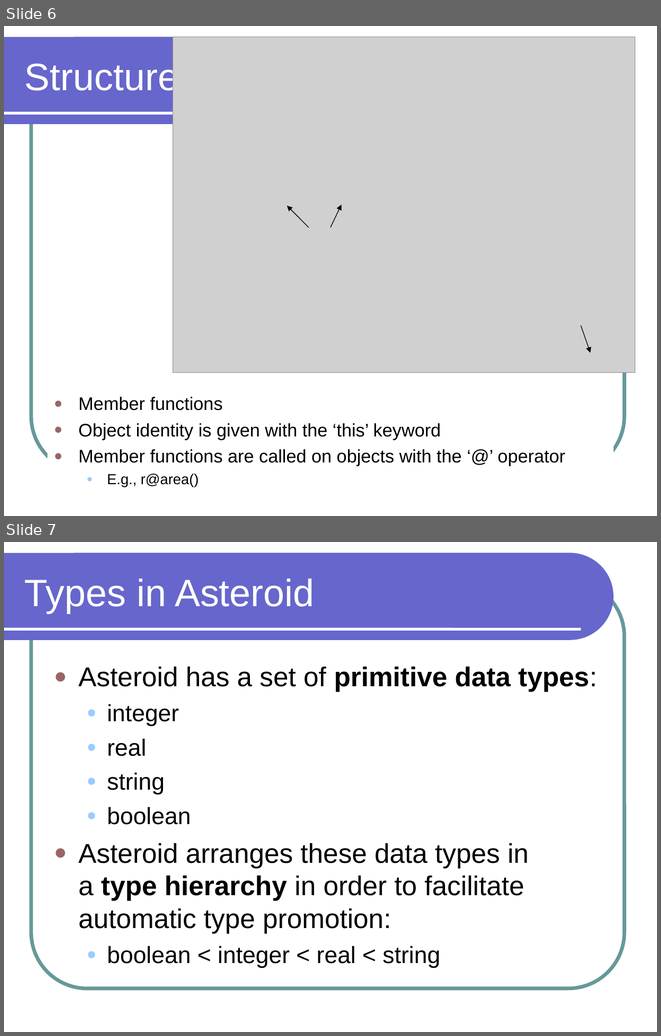
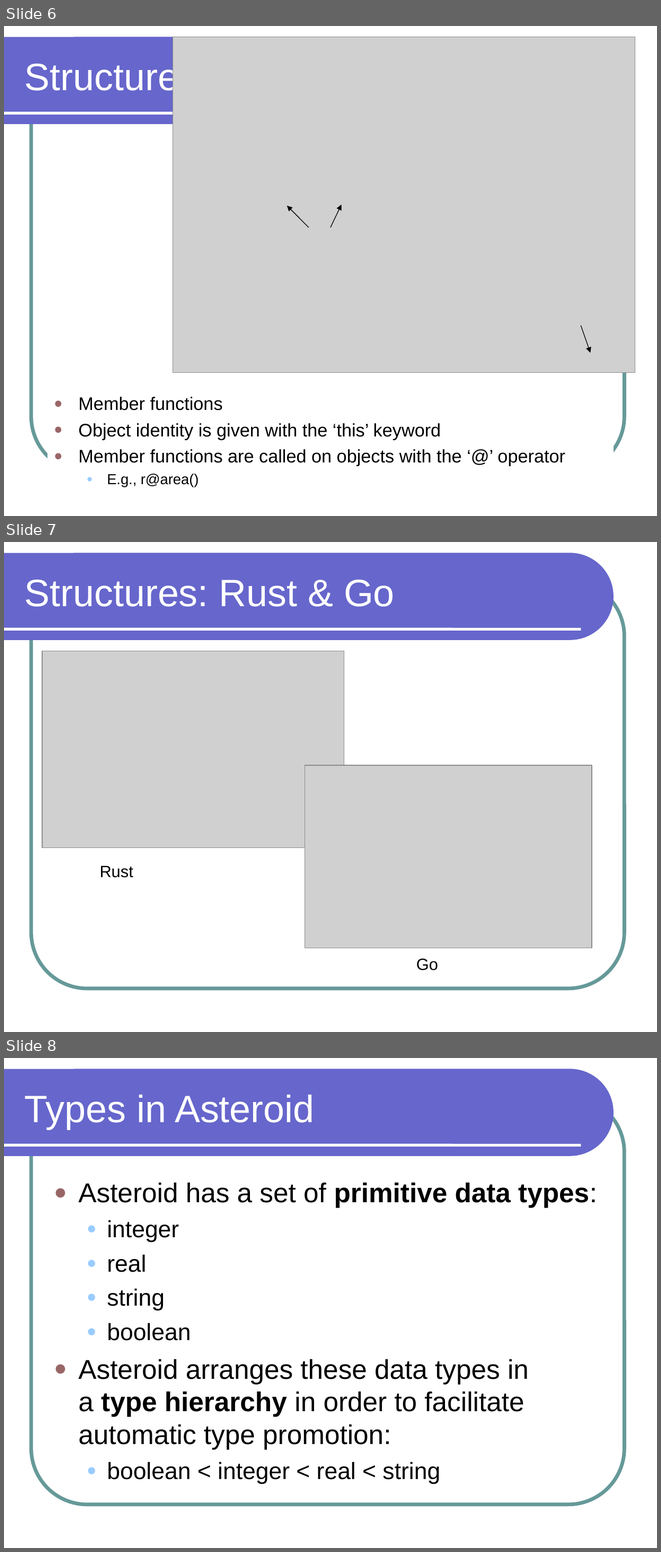
Before and after one commit to lutzhamel/CSC301, a slide deck: notes/csc301-ln002.ppt. Shown one above the other, each under a label of ours: slides 6 and 7 before the commit, slides 6, 7 and 8 after it. The pictures are 661x1036 and 661x1552 pixels, drawn with LibreOffice and Linux fonts; fonts in the diff are those of the drawing; grey boxes stand for pictures. Boxes give left, top, right and bottom in pixels: in the first picture for what was removed or moved away, otherwise in the second. Text is boxed around its words. In the diff, an @@ line names an element or a change of style, - is before the commit and + after.

```diff
--- a/notes/csc301-ln002.ppt
+++ b/notes/csc301-ln002.ppt
@@ slide 7 added at bbox=[4, 542, 657, 1032], background #FFFFFF; not listed: 3 template elements that a slide beside it also shows @@
@@ title added at bbox=[25, 580, 395, 607], 42 pt, text #FFFFFF @@
+Structures: Rust & Go
@@ picture added at bbox=[42, 651, 344, 848] @@
@@ picture added at bbox=[305, 765, 592, 948] @@
@@ text added at bbox=[100, 865, 133, 877], 18 pt, text #000000 @@
+Rust
@@ text added at bbox=[416, 958, 438, 970], 18 pt, text #000000 @@
+Go
@@ what was slide 7 is now slide 8 @@
```
Also in this commit, not shown: 2 slides changed, 2 other slides added, 2 other files.
